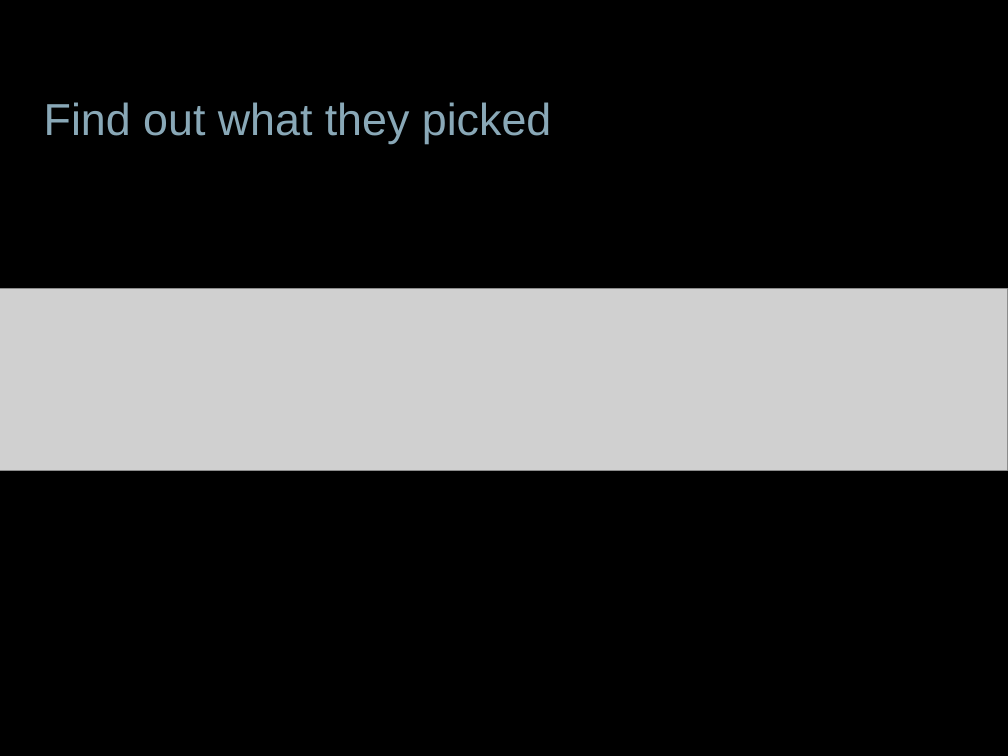
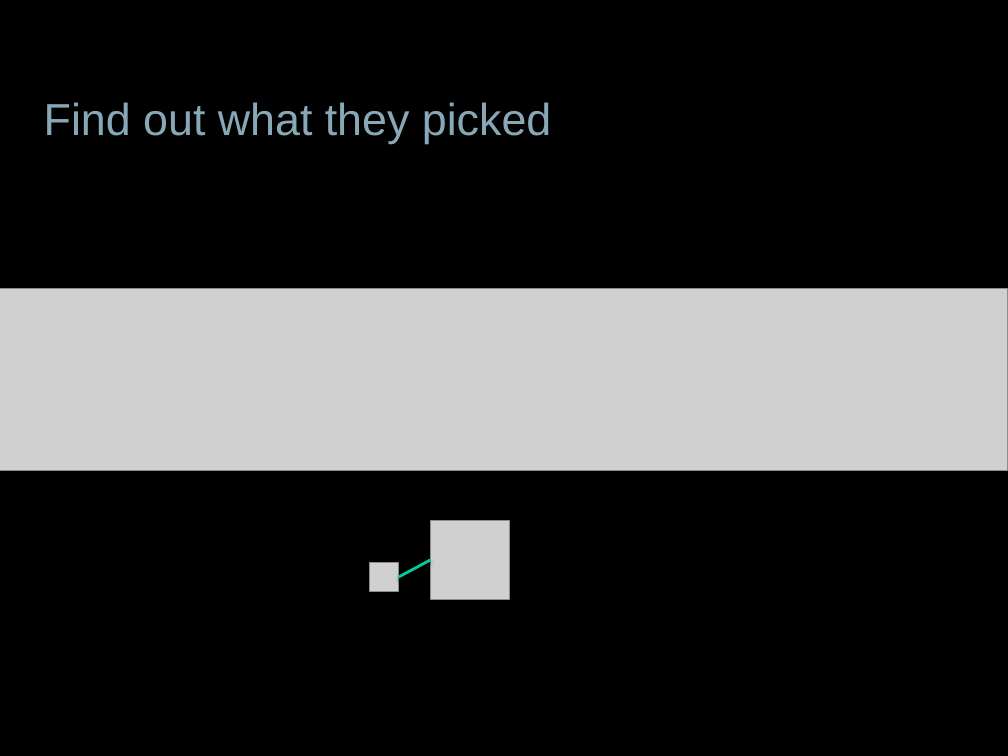
Before and after one commit to jessitron/Tronsmit, a slide deck: slide 24 of presentations/DevTeach-Intents.pptx (slide 17 before the commit). Drawn at 1008x756 pixels with LibreOffice and Linux fonts; fonts in the diff are those of the drawing; grey boxes stand for pictures; background and template pictures are left out. Boxes give left, top, right and bottom in pixels: in the first picture for what was removed or moved away, otherwise in the second. Text is boxed around its words. In the diff, an @@ line names an element or a change of style, - is before the commit and + after.

```diff
--- a/presentations/DevTeach-Intents.pptx
+++ b/presentations/DevTeach-Intents.pptx
@@ picture added at [430, 521, 510, 600] @@
@@ picture added at [370, 562, 399, 591] @@
@@ line added from (398, 578) to (430, 560), #00CC99 2 pt @@
```
Also in this commit, not shown: 12 other slides changed, 13 slides added, 1 slide removed, 3 other files.
